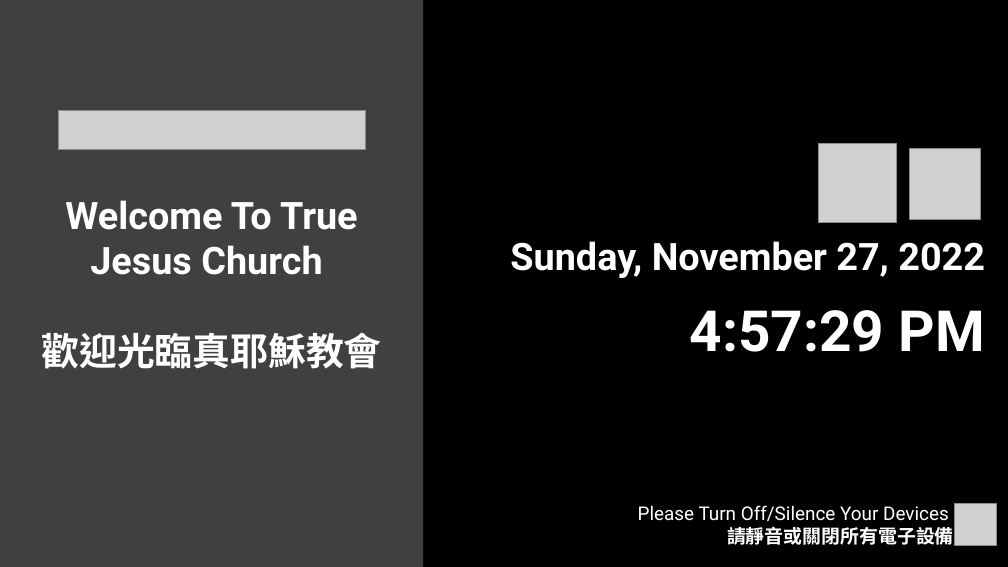
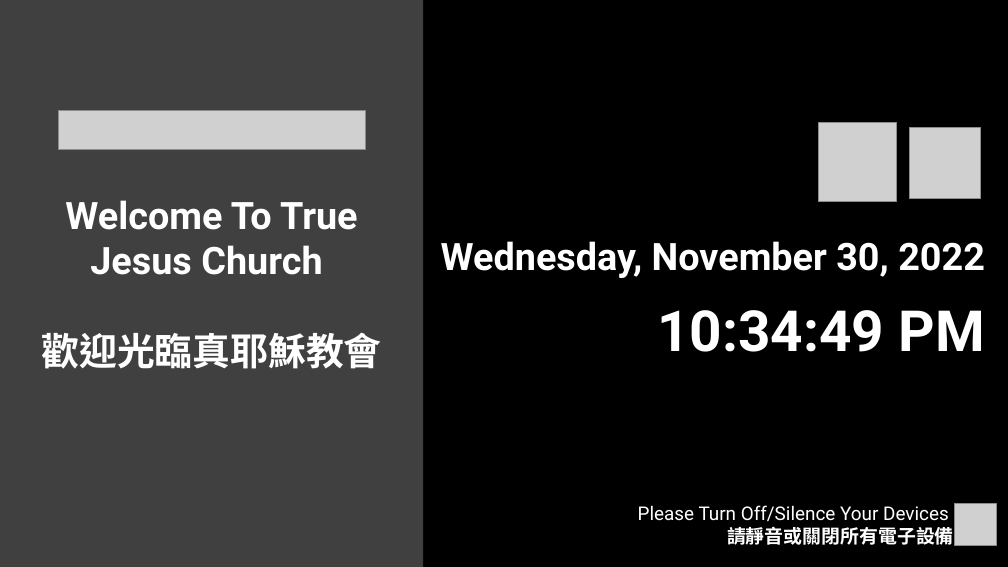
Before and after one commit to calebchanwy/tjc-powerpoint, a slide deck: slide 6 of TJCPowerPoint/bin/Debug/Files/ServiceWidescreen.pptx. Drawn at 1008x567 pixels with LibreOffice and Linux fonts; fonts in the diff are those of the drawing; grey boxes stand for pictures. Boxes give left, top, right and bottom in pixels: in the first picture for what was removed or moved away, otherwise in the second. Text is boxed around its words. In the diff, an @@ line names an element or a change of style, - is before the commit and + after.

```diff
--- a/TJCPowerPoint/bin/Debug/Files/ServiceWidescreen.pptx
+++ b/TJCPowerPoint/bin/Debug/Files/ServiceWidescreen.pptx
@@ picture: place and size @@
-picture at <box>818,144,897,222</box>
+picture at <box>818,123,897,201</box>
@@ picture: place and size @@
-picture at <box>910,148,981,219</box>
+picture at <box>910,127,981,198</box>
@@ text at <box>441,241,985,278</box>: text changed @@
-Sunday, November 27, 2022
+Wednesday, November 30, 2022
@@ text at <box>657,310,984,352</box>: text changed @@
-4:57:29 PM
+10:34:49 PM
```
Also in this commit, not shown: 1 other slide changed, 16 other files.
